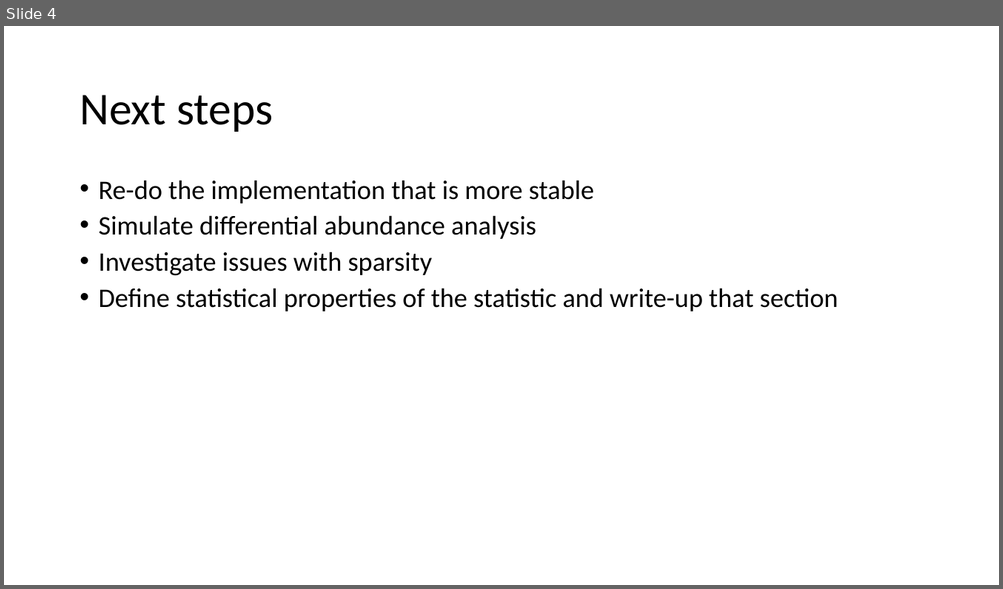
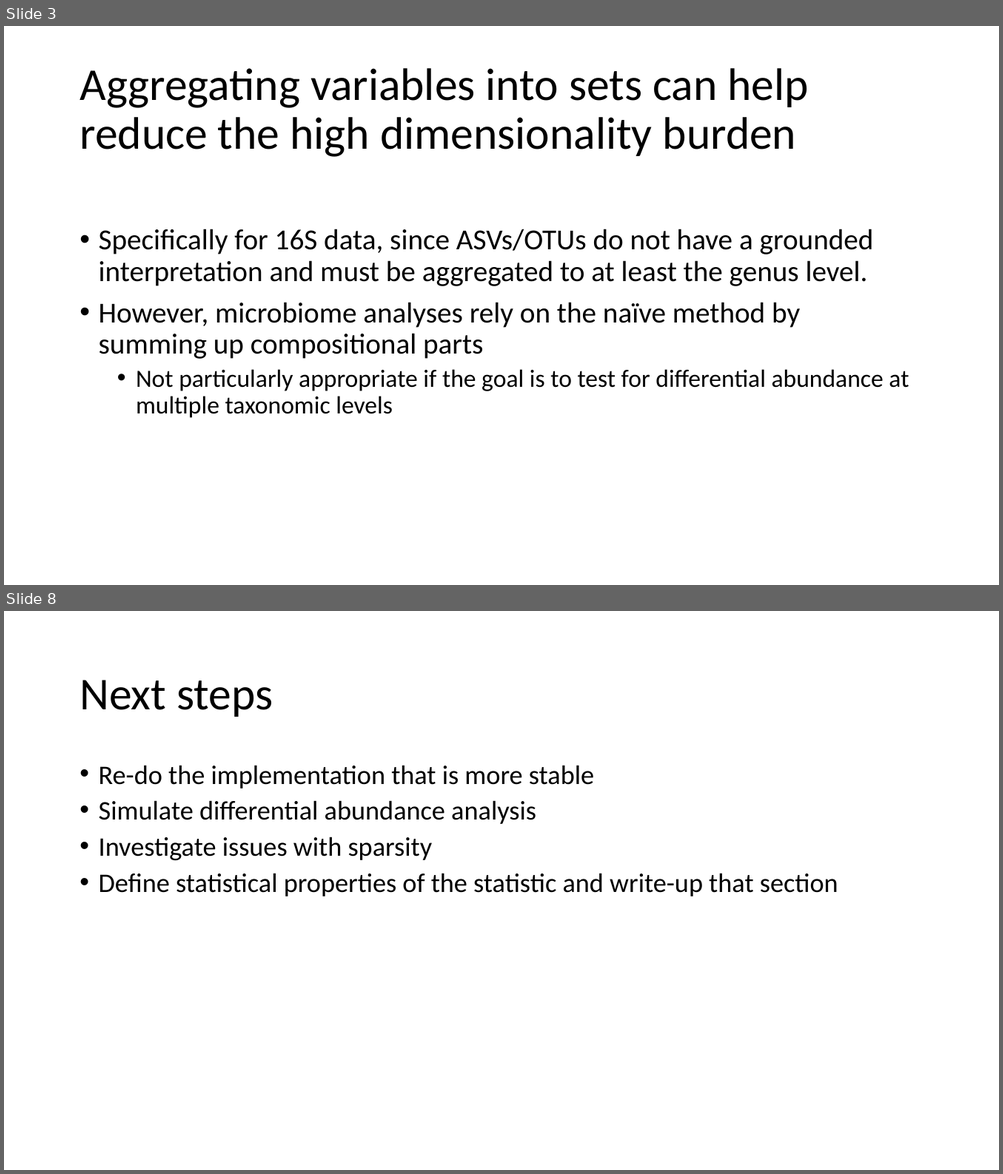
Before and after one commit to qpmnguyen/CBEA_analysis, a slide deck: docs/progress_report.pptx. Shown one above the other, each under a label of ours: slide 4 before the commit, slides 3 and 8 after it; the slides between them are not shown. The pictures are 1003x589 and 1003x1174 pixels, drawn with LibreOffice and Linux fonts; fonts in the diff are those of the drawing. Boxes give left, top, right and bottom in pixels: in the first picture for what was removed or moved away, otherwise in the second. Text is boxed around its words. In the diff, an @@ line names an element or a change of style, - is before the commit and + after.

Commit message:
New files and implemented resampling methods

```diff
--- a/docs/progress_report.pptx
+++ b/docs/progress_report.pptx
@@ slide 3 added at bbox=[4, 26, 999, 585], background #FFFFFF @@
@@ title added at bbox=[79, 68, 808, 157], 44 pt, text #000000 @@
+Aggregating variables into sets can help reduce the high dimensionality burden
@@ text added at bbox=[99, 229, 908, 418], 28 pt, text #000000 @@
+• Specifically for 16S data, since ASVs/OTUs do not have a grounded interpretation and must be aggregated to at least the genus level.
+• However, microbiome analyses rely on the naïve method by summing up compositional parts
+  • Not particularly appropriate if the goal is to test for differential abundance at multiple taxonomic levels
@@ what was slide 4 is now slide 8 @@
```
Also in this commit, not shown: 14 other slides added, 3 slides removed, 17 other files.
